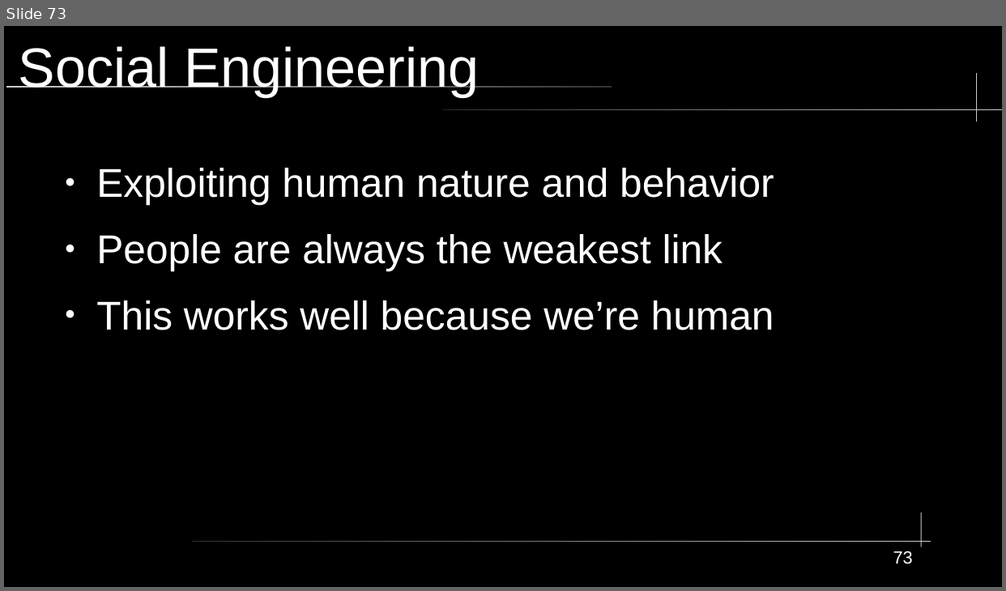
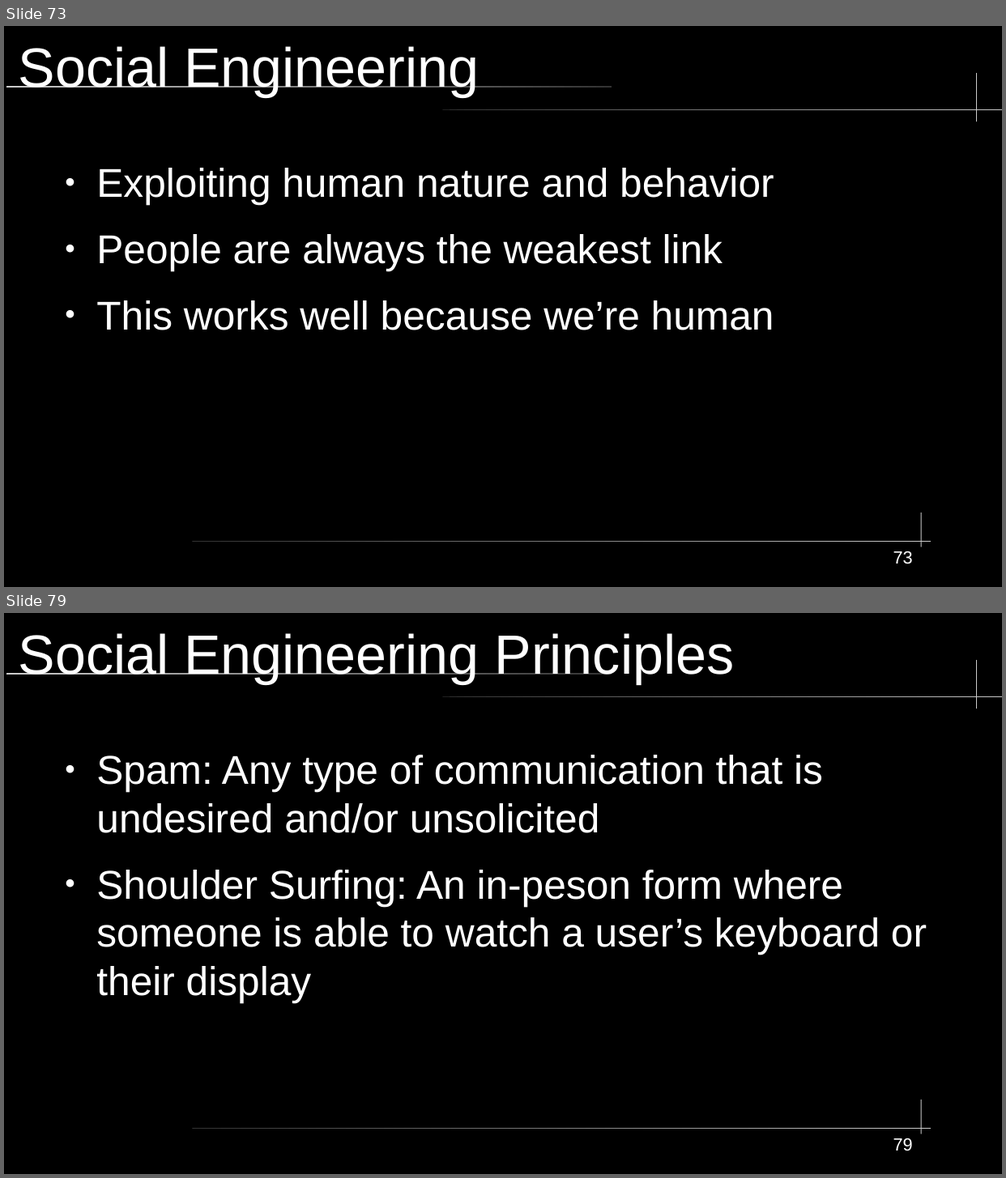
Before and after one commit to City-Colleges-of-Chicago-Cybersecurity/COMPSFI-214, a slide deck: 2026/Spring/powerpoints/Chapter-02-Personnel-Security-and-Risk-Management-Concepts.odp. Shown one above the other, each under a label of ours: slide 73 before the commit, slides 73 and 79 after it; the slides between them are not shown. The pictures are 1006x591 and 1006x1178 pixels, drawn with LibreOffice and Linux fonts; fonts in the diff are those of the drawing. Boxes give left, top, right and bottom in pixels: in the first picture for what was removed or moved away, otherwise in the second. Text is boxed around its words. In the diff, an @@ line names an element or a change of style, - is before the commit and + after.

```diff
--- a/2026/Spring/powerpoints/Chapter-02-Personnel-Security-and-Risk-Management-Concepts.odp
+++ b/2026/Spring/powerpoints/Chapter-02-Personnel-Security-and-Risk-Management-Concepts.odp
@@ slide 79 added at [4,613,1002,1174], background #000000; not listed: 5 template elements that a slide beside it also shows @@
@@ title added at [19,633,735,684], 44 pt, text #FFFFFF @@
+Social Engineering Principles
@@ text added at [96,755,927,1003], 32 pt, text #FFFFFF @@
+● Spam: Any type of communication that is undesired and/or unsolicited
+● Shoulder Surfing: An in-peson form where someone is able to watch a user’s keyboard or their display
@@ page number added at [893,1139,913,1152], 14 pt, text #FFFFFF @@
+79
```
Also in this commit, not shown: 1 slide changed, 10 other slides added, 1 slide removed, 2 other files.
